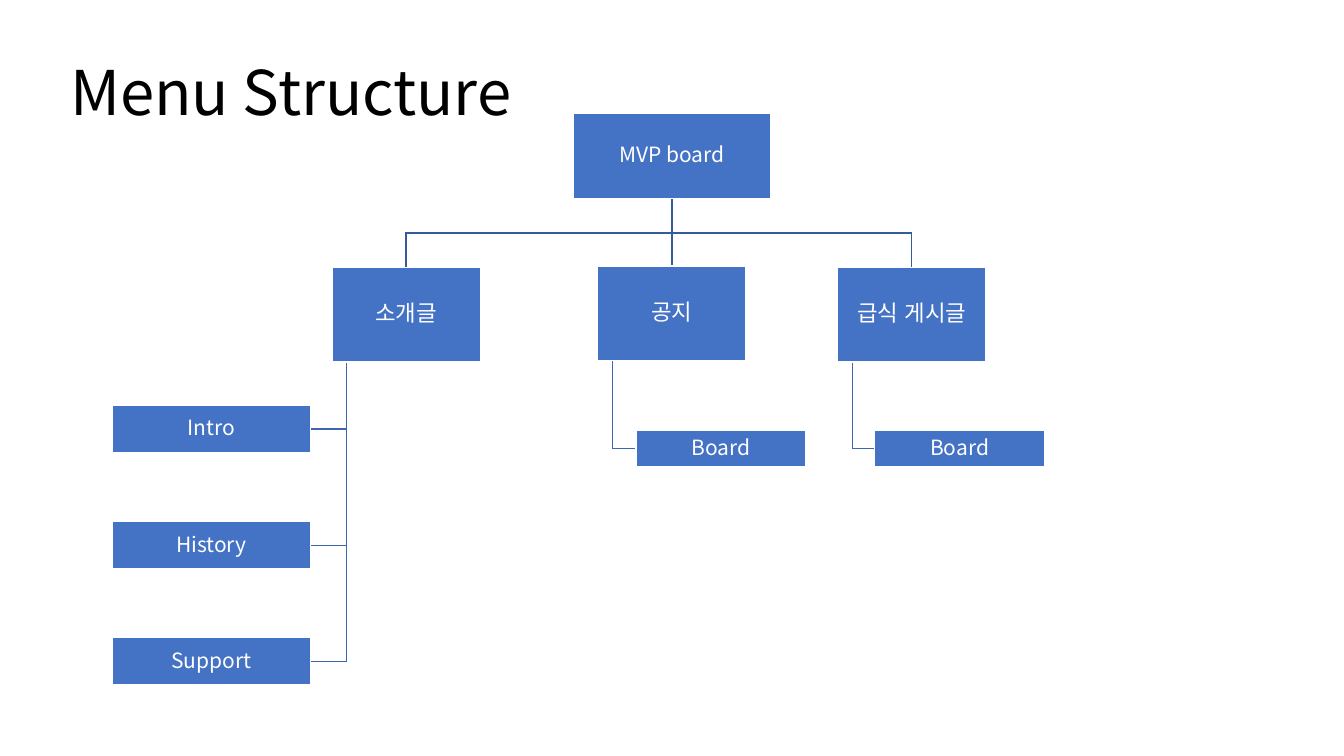
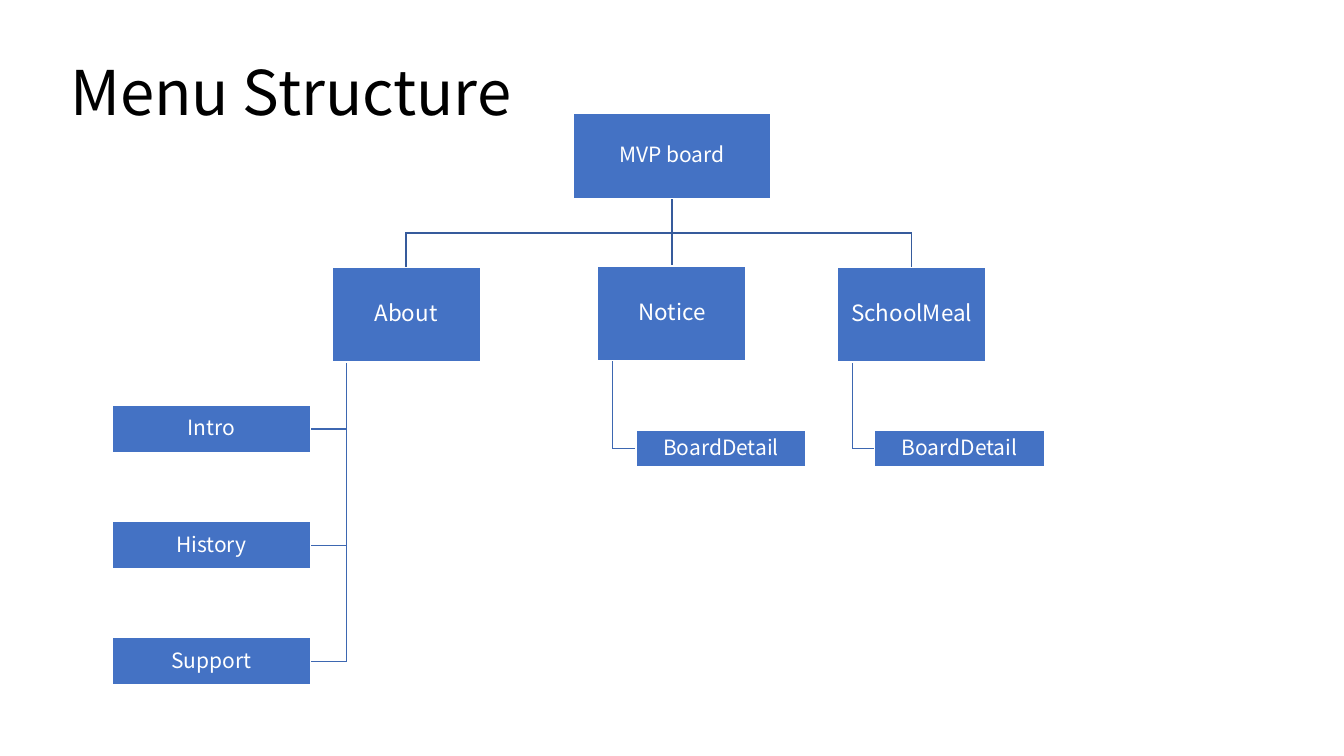
Before and after one commit to EastZero123/Work, a slide deck: slide 3 of ~2022-10-31 1인프로젝트/설계서/MVP화면설계서-최동영.pptx. Drawn at 1344x756 pixels with LibreOffice and Linux fonts; fonts in the diff are those of the drawing. Boxes give left, top, right and bottom in pixels: in the first picture for what was removed or moved away, otherwise in the second. Text is boxed around its words. In the diff, an @@ line names an element or a change of style, - is before the commit and + after.

```diff
--- a/~2022-10-31 1인프로젝트/설계서/MVP화면설계서-최동영.pptx
+++ b/~2022-10-31 1인프로젝트/설계서/MVP화면설계서-최동영.pptx
@@ text at box(375, 303, 438, 322): text changed @@
-소개글
+About
@@ text at box(638, 303, 705, 320): text changed @@
-공지
+Notice
@@ text at box(851, 303, 972, 322): text changed @@
-급식 게시글
+SchoolMeal
@@ text at box(663, 438, 779, 456): text changed @@
-Board
+BoardDetail
@@ text at box(902, 438, 1018, 456): text changed @@
-Board
+BoardDetail
```
Also in this commit, not shown: 3 other files.
